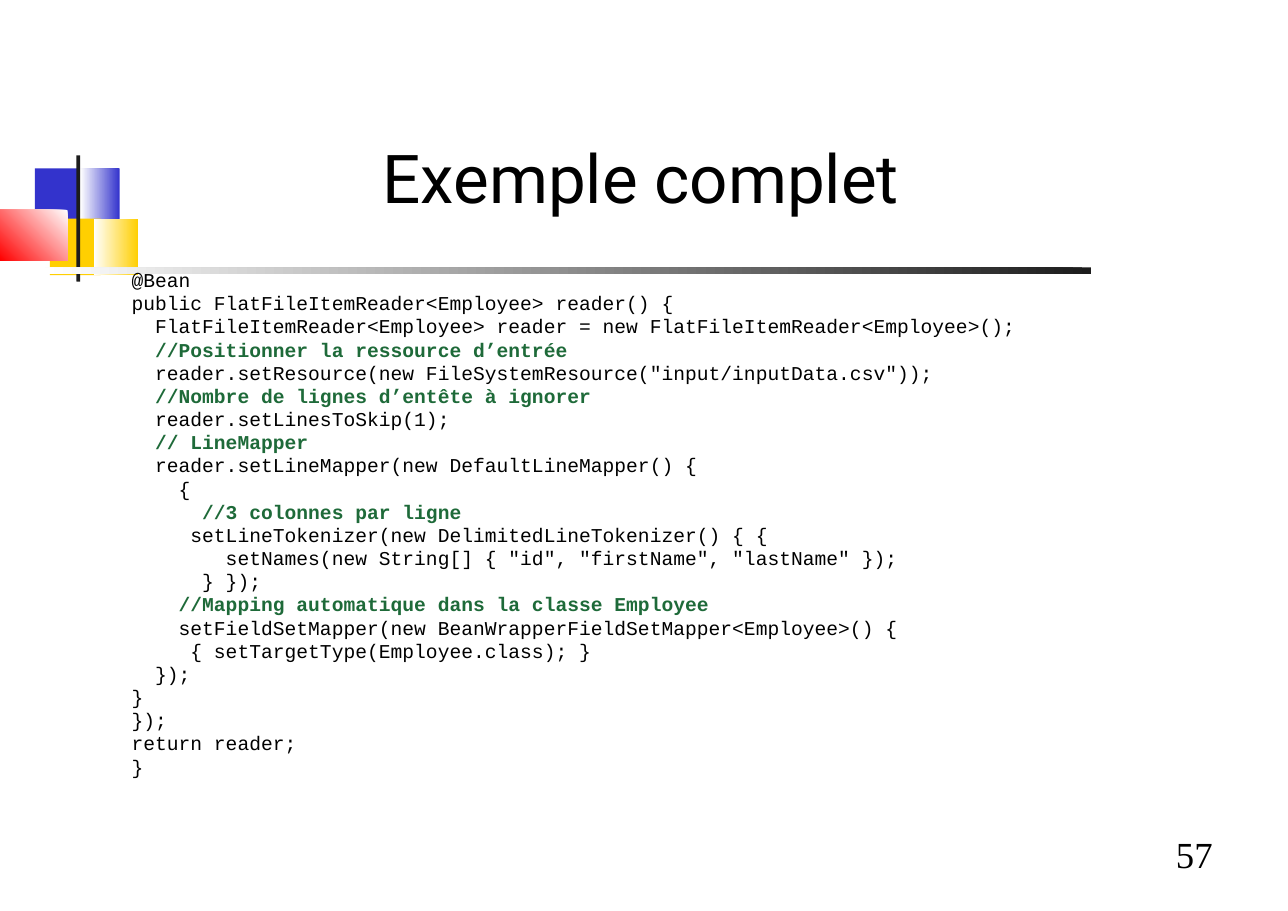
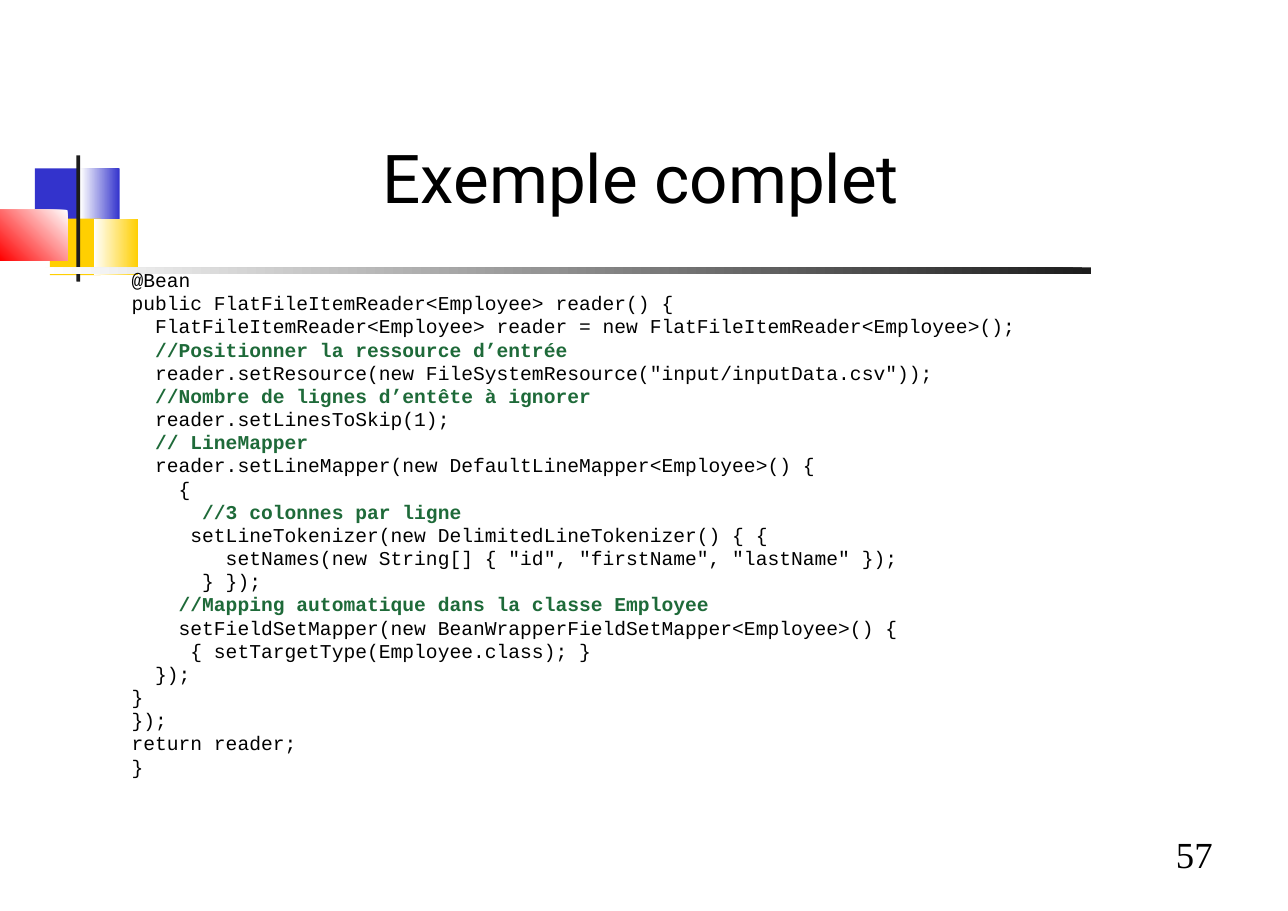
Before and after one commit to dthibau/springbatch, a slide deck: slide 57 of SpringBatch.odp. Drawn at 1288x911 pixels with LibreOffice and Linux fonts; fonts in the diff are those of the drawing. Boxes give left, top, right and bottom in pixels: in the first picture for what was removed or moved away, otherwise in the second. Text is boxed around its words. In the diff, an @@ line names an element or a change of style, - is before the commit and + after.

```diff
--- a/SpringBatch.odp
+++ b/SpringBatch.odp
@@ text at <box>155,459,792,476</box>: text changed @@
-reader.setLineMapper(new DefaultLineMapper() {
+reader.setLineMapper(new DefaultLineMapper<Employee>() {
```
Also in this commit, not shown: 5 other slides changed, 1 slide added, 3 other files.
